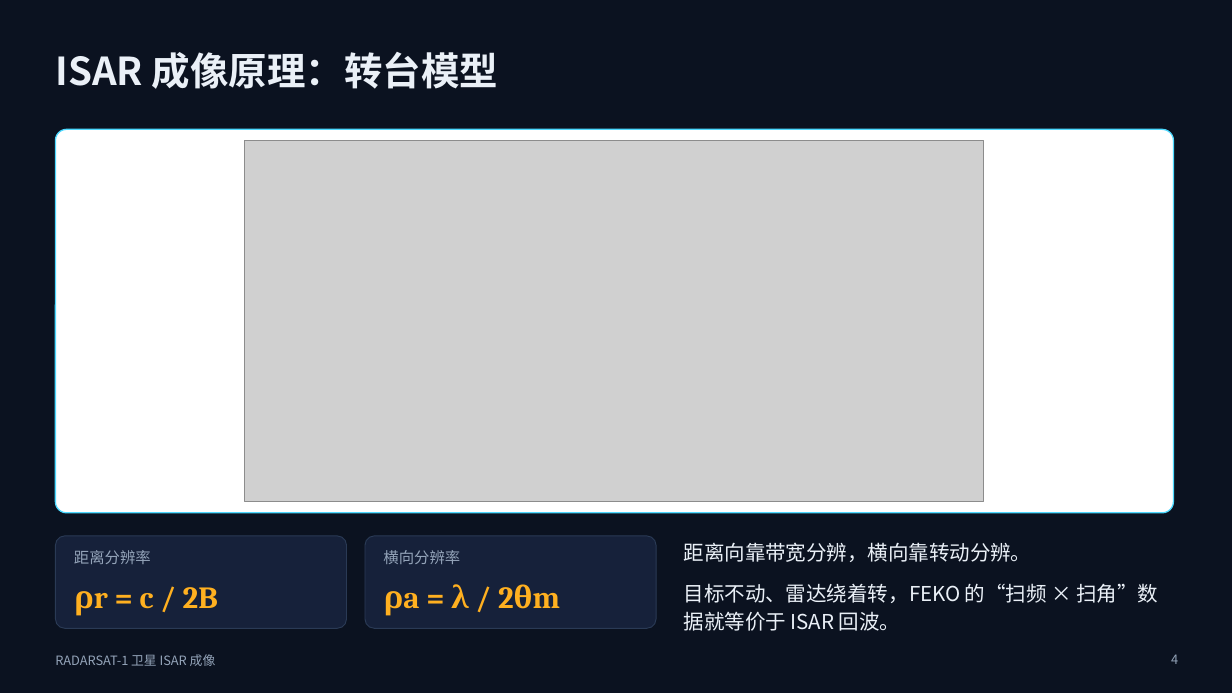
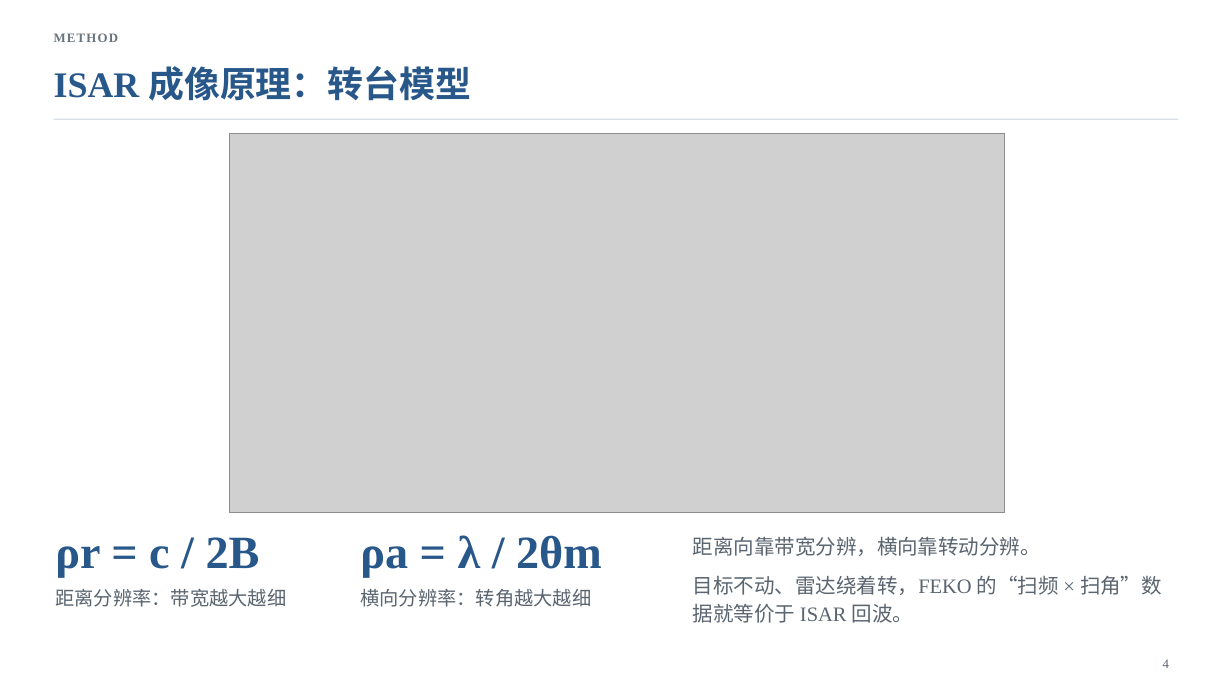
Before and after one commit to anotherdimension1013-del/2026whph, a slide deck: slide 4 of isar/ppt/ISAR_RADARSAT1_汇报.pptx. Drawn at 1232x693 pixels with LibreOffice and Linux fonts; fonts in the diff are those of the drawing; grey boxes stand for pictures; background and template pictures are left out. Boxes give left, top, right and bottom in pixels: in the first picture for what was removed or moved away, otherwise in the second. Text is boxed around its words. In the diff, an @@ line names an element or a change of style, - is before the commit and + after.

```diff
--- a/isar/ppt/ISAR_RADARSAT1_汇报.pptx
+++ b/isar/ppt/ISAR_RADARSAT1_汇报.pptx
@@ background #0B1220 to #FFFFFF @@
@@ title "ISAR 成像原理：转台模型": place and size @@
-title "ISAR 成像原理：转台模型" at box(55, 52, 498, 89)
+title "ISAR 成像原理：转台模型" at box(54, 66, 471, 101)
@@ title "ISAR 成像原理：转台模型" at box(54, 66, 471, 101): size 30 to 28 pt, font Noto Sans CJK SC to Times New Roman, text colour #EAF0F7 to #28578A @@
@@ text added at box(54, 33, 119, 42), 10 pt, text #68737D, bold @@
+METHOD
@@ line added from (54, 119) to (1178, 119), #D9E0E8 1 pt @@
@@ rounded rectangle removed at box(55, 129, 1174, 513) @@
@@ picture: place and size @@
-picture at box(245, 140, 984, 502)
+picture at box(229, 134, 1005, 513)
@@ text "ρr = c / 2B": place and size @@
-text "ρr = c / 2B" at box(140, 587, 218, 609)
+text "ρr = c / 2B" at box(55, 537, 260, 577)
@@ text "ρr = c / 2B" at box(55, 537, 260, 577): size 24 to 36 pt, font Cambria to Times New Roman, text colour #FFB020 to #28578A; vertical alignment middle to bottom @@
@@ rounded rectangle removed at box(55, 536, 347, 628) @@
@@ text "ρa = λ / 2θm" at box(360, 535, 602, 577): size 24 to 36 pt, font Cambria to Times New Roman, text colour #FFB020 to #28578A; vertical alignment middle to bottom @@
@@ text "ρa = λ / 2θm": place and size @@
-text "ρa = λ / 2θm" at box(451, 584, 469, 608)
+text "ρa = λ / 2θm" at box(360, 535, 602, 577)
@@ rounded rectangle removed at box(365, 536, 656, 628) @@
@@ text "距离向靠带宽分辨，横向靠转动分辨。": place and size @@
-text "距离向靠带宽分辨，横向靠转动分辨。" at box(684, 542, 1159, 631)
+text "距离向靠带宽分辨，横向靠转动分辨。" at box(693, 537, 1162, 623)
@@ text "距离向靠带宽分辨，横向靠转动分辨。" at box(693, 537, 1162, 623): font Noto Sans CJK SC to Times New Roman, text colour #EAF0F7 to #5A6570; line spacing 1.15 to 1.12; less space between paragraphs @@
@@ text at box(55, 589, 286, 607): text changed; size 12 to 15 pt; font Noto Sans CJK SC to Times New Roman; text colour #93A3B8 to #5A6570 @@
-距离分辨率
+距离分辨率：带宽越大越细
@@ text at box(360, 589, 591, 607): text changed; size 12 to 15 pt; font Noto Sans CJK SC to Times New Roman; text colour #93A3B8 to #5A6570 @@
-横向分辨率
+横向分辨率：转角越大越细
@@ text removed at box(55, 654, 216, 666) @@
-RADARSAT-1 卫星 ISAR 成像
@@ page number: place and size @@
-page number at box(1171, 654, 1178, 664)
+page number at box(1163, 659, 1169, 668)
@@ page number at box(1163, 659, 1169, 668): font Noto Sans CJK SC to Times New Roman, text colour #93A3B8 to #5A6570 @@
```
Also in this commit, not shown: 12 other slides changed, 19 other files.
